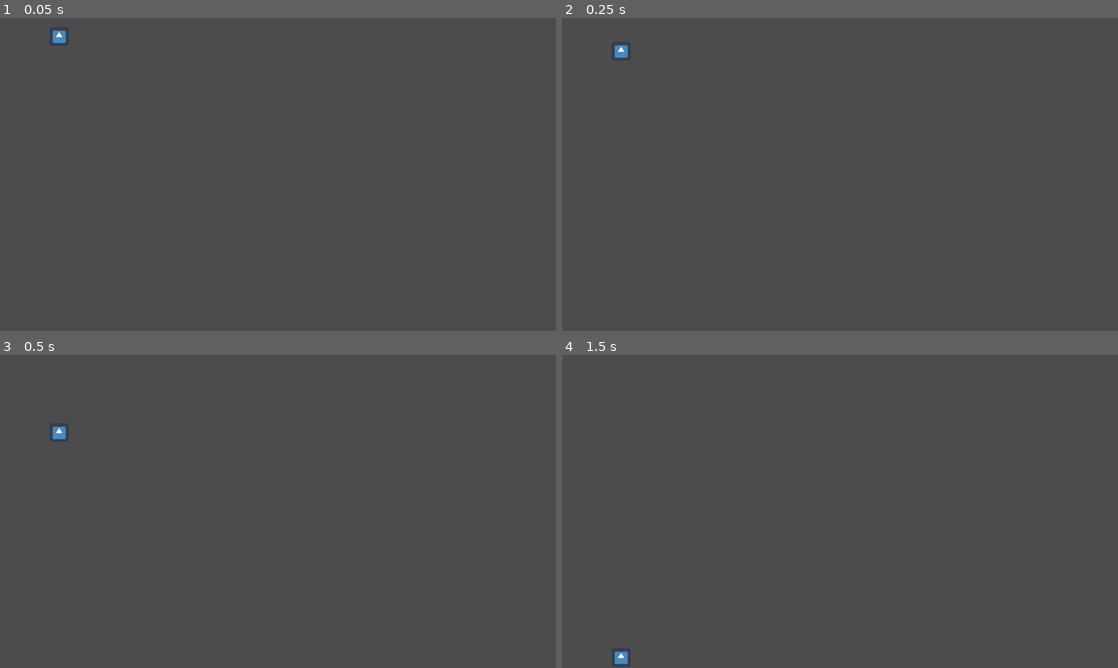
Above: before the commit, frames 1-4 (two rows, left to right).
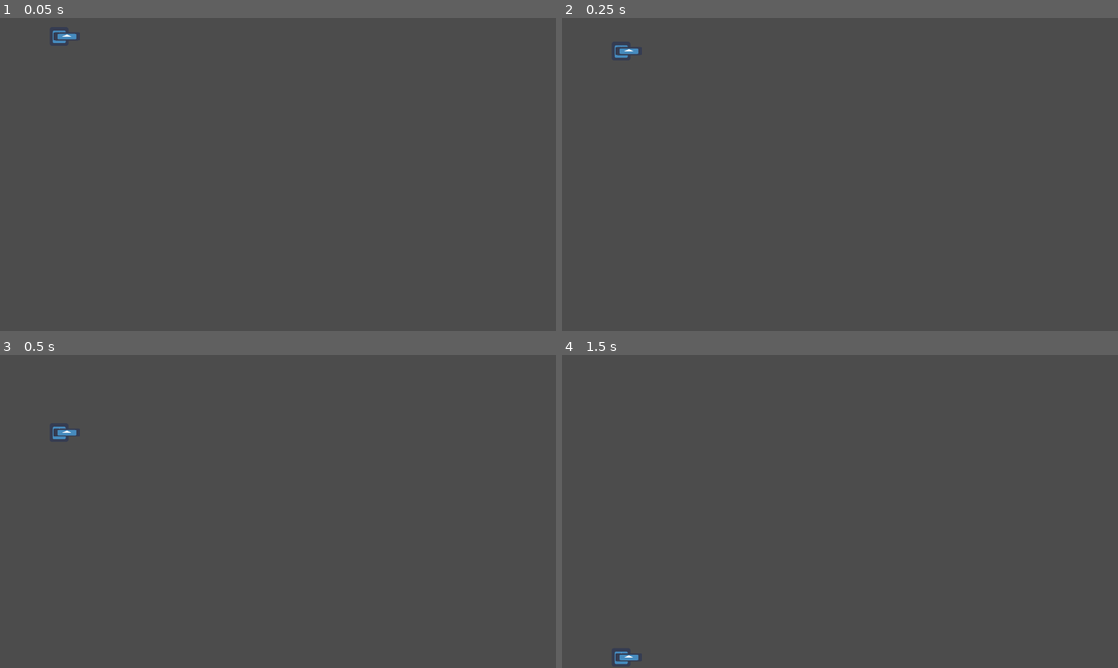
Above: after the commit, the same moments.

Repository: ternaryCat/godot_wild_jam_17
Game: Godot game, scene res://scenes/game.tscn
Same seed, same stepped clock (60 frames per second), same inputs: the game is played once before the commit and once after it. The engine's default icon, where the game draws it, is replaced by a stand-in: a white triangle on a blue panel in a dark square.
Inputs (mouse positions are in pixels of both pictures, inside the frame that each line leads up to):
- Up to frame 1 (0.05 s): no input
- Up to frame 2 (0.25 s): no input
- Up to frame 3 (0.5 s): no input
- Up to frame 4 (1.5 s): move the mouse to (962, 495) at 0.52 s; press the mouse at (962, 495) at 0.53 s; hold D (move_right) from 0.53 s (still down); tap W (jump) at 0.77 s; move the mouse to (728, 527) at 1.27 s; release the mouse at (728, 527) at 1.28 s; click (728, 527) at 1.35 s

The runs differ from the first frame. In frame 1, less than 0.1% of the frame differs, in the area x 9-14%, y 4-8%; in frame 2, less than 0.1%; in frame 3, less than 0.1%; in frame 4, less than 0.1%.

Commit message:
create demo shooting

Diff:
--- a/presets/game/player.tscn
+++ b/presets/game/player.tscn
@@ -1,8 +1,9 @@
-[gd_scene load_steps=5 format=2]
+[gd_scene load_steps=6 format=2]
 
 [ext_resource path="res://scripts/presets/game/player/player.gd" type="Script" id=1]
 [ext_resource path="res://icon.png" type="Texture" id=2]
 [ext_resource path="res://themes/player_theme.tres.theme" type="Theme" id=3]
+[ext_resource path="res://presets/game/guns/machine_gun.tscn" type="PackedScene" id=4]
 
 [sub_resource type="RectangleShape2D" id=1]
 extents = Vector2( 33.3454, 32.2625 )
@@ -26,3 +27,6 @@
 step = 1.0
 value = 100.0
 percent_visible = false
+
+[node name="weapon" parent="." instance=ExtResource( 4 )]
+position = Vector2( 26.4598, -0.174515 )
--- a/project.godot
+++ b/project.godot
@@ -56,6 +56,21 @@
 , Object(InputEventJoypadButton,"resource_local_to_scene":false,"resource_name":"","device":-1,"button_index":12,"pressure":0.0,"pressed":false,"script":null)
  ]
 }
+shoot={
+"deadzone": 0.5,
+"events": [ Object(InputEventMouseButton,"resource_local_to_scene":false,"resource_name":"","device":-1,"alt":false,"shift":false,"control":false,"meta":false,"command":false,"button_mask":0,"position":Vector2( 0, 0 ),"global_position":Vector2( 0, 0 ),"factor":1.0,"button_index":1,"pressed":false,"doubleclick":false,"script":null)
+, Object(InputEventKey,"resource_local_to_scene":false,"resource_name":"","device":0,"alt":false,"shift":false,"control":false,"meta":false,"command":false,"pressed":false,"scancode":90,"unicode":0,"echo":false,"script":null)
+, Object(InputEventJoypadButton,"resource_local_to_scene":false,"resource_name":"","device":-1,"button_index":2,"pressure":0.0,"pressed":false,"script":null)
+ ]
+}
+
+[layer_names]
+
+2d_physics/layer_1="player"
+2d_physics/layer_2="enemies"
+2d_physics/layer_3="player_weapon"
+2d_physics/layer_4="enemy_weapon"
+2d_physics/layer_5="platform"
 
 [rendering]
 
--- a/scenes/game.tscn
+++ b/scenes/game.tscn
@@ -10,6 +10,10 @@
 
 [node name="game" type="Node2D"]
 
+[node name="bullets" type="Node2D" parent="." groups=[
+"bullets_layer",
+]]
+
 [node name="player" parent="." instance=ExtResource( 1 )]
 position = Vector2( 204.053, 60.9508 )
 speed = Vector2( 900, 1200 )
@@ -17,6 +21,7 @@
 device_id = 1
 
 [node name="StaticBody2D" type="StaticBody2D" parent="."]
+editor/display_folded = true
 
 [node name="CollisionShape2D" type="CollisionShape2D" parent="StaticBody2D"]
 position = Vector2( 938.391, 1085.66 )
--- a/scripts/presets/game/player/player.gd
+++ b/scripts/presets/game/player/player.gd
@@ -12,6 +12,7 @@
 var left: = 0.0
 var right: = 0.0
 var top: = 0.0
+var allow_shoot: = false
 
 func _input(event: InputEvent) -> void:
   if event.get_device() != device_id: return
@@ -19,6 +20,7 @@
   if event.is_action('move_left'): left = event.get_action_strength('move_left')
   if event.is_action('move_right'): right = event.get_action_strength('move_right')
   if event.is_action('jump'): top = event.get_action_strength('jump')
+  if event.is_action('shoot'): allow_shoot = event.is_action_pressed('shoot')
 
 func _physics_process(delta: float) -> void:
   _velocity.y += gravity * delta
@@ -29,6 +31,8 @@
   _velocity = move_and_slide_with_snap(
     _velocity, snap, FLOOR_NORMAL, true
   )
+  if allow_shoot:
+    shoot()
 
   $life_bar.set_value(life)
   $life_bar.visible = life < $life_bar.max_value
@@ -57,3 +61,6 @@
 func calculate_stomp_velocity(linear_velocity: Vector2, stomp_impulse: float) -> Vector2:
   var stomp_jump: = -speed.y if Input.is_action_pressed("jump") else -stomp_impulse
   return Vector2(linear_velocity.x, stomp_jump)
+
+func shoot():
+  $weapon.shoot()
